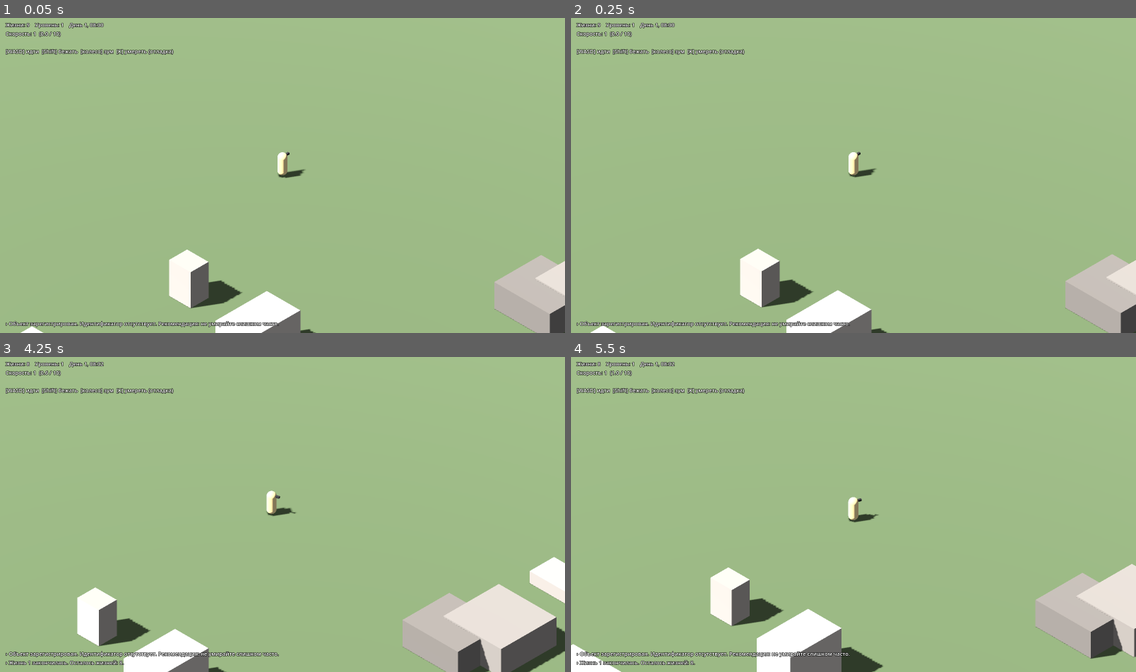
Above: before the commit, frames 1-4 (two rows, left to right).
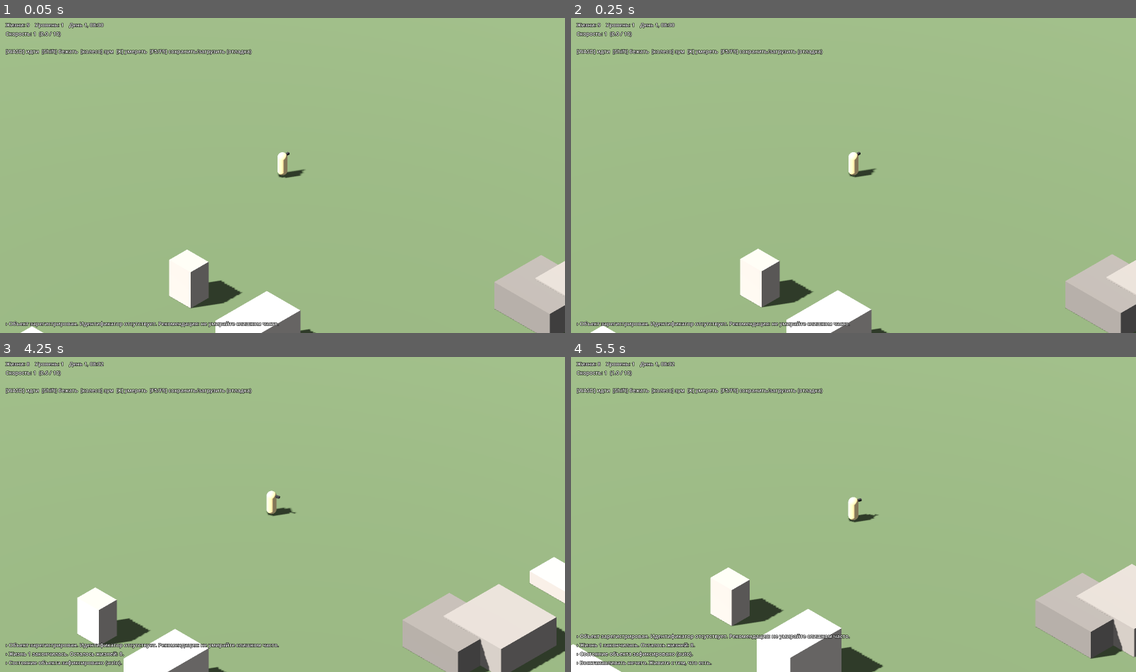
Above: after the commit, the same moments.

Repository: lama2x2/cheater-rpg
Game: Godot game, scene res://scenes/main.tscn
The game is run twice, just before and just after one commit, with the same random seed, the same clock (stepped at 60 frames per second) and the same inputs.
Inputs (mouse positions are in pixels of both pictures, inside the frame that each line leads up to):
- Up to frame 1 (0.05 s): no input
- Up to frame 2 (0.25 s): no input
- Up to frame 3 (4.25 s): move the mouse to (406, 498) at 0.52 s; hold D (move_right) 0.53-1.28 s; hold Shift (sprint) 0.53-1.28 s; click (406, 498) at 0.67 s; move the mouse to (169, 530) at 1.27 s; hold S (move_back) 1.28-2.03 s; tap Shift (sprint) at 1.35, 2.85 s; move the mouse to (339, 442) at 2.02 s; hold D (move_right) 2.03-2.78 s; hold Shift (sprint) 2.03-2.78 s; move the mouse to (254, 577) at 2.77 s; hold W (move_forward) 2.78-3.53 s; click (254, 577) at 2.92 s; move the mouse to (452, 561) at 3.52 s; hold A (move_left) from 3.53 s (still down); hold Shift (sprint) from 3.53 s (still down); tap K (debug_die) at 4.15 s
- Up to frame 4 (5.5 s): move the mouse to (684, 464) at 4.27 s; release Shift (sprint) at 4.28 s; tap Shift (sprint) at 4.35 s; tap F9 (debug_load, bound only after the commit) at 4.9 s; move the mouse to (881, 514) at 5.02 s; release A (move_left) at 5.03 s; hold S (move_back) from 5.03 s (still down); hold Shift (sprint) from 5.03 s (still down); click (881, 514) at 5.17 s

The runs differ from the first frame. In frame 1, 0.2% of the frame differs, in the area x 26-45%, y 9-12%; in frame 2, 0.2%; in frame 3, 1.5%; in frame 4, 1.8%, in the area x 0-50%, y 9-98%.

Commit message:
M1.1: сохранения — SaveFormat с версиями и миграциями, SaveService, F5/F9
- src/core/save_format.gd: конверт save_version, цепочка миграций, атомарная запись
- SaveService (autoload): секции clock/player/log/hero, автосейв при смерти
- to_dict/load_dict у PlayerState, GameClock, SystemLog и героя
- раннер тестов стартует в _initialize (autoload доступны), test.sh ловит SCRIPT ERROR

Co-Authored-By: Claude Opus 5.5 <noreply@anthropic.com>

Diff:
--- a/data/text/ru.json
+++ b/data/text/ru.json
@@ -35,6 +35,18 @@
     ],
     "death_final": [
       "Жизни закончились. Система подводит итоги."
+    ],
+    "game_saved": [
+      "Состояние объекта зафиксировано ({slot})."
+    ],
+    "game_loaded": [
+      "Состояние объекта восстановлено ({slot}). Не привыкайте."
+    ],
+    "save_failed": [
+      "Сохранение не удалось. Система тоже иногда ошибается. Редко."
+    ],
+    "load_failed": [
+      "Восстанавливать нечего. Живите с тем, что есть."
     ]
   }
 }
--- a/project.godot
+++ b/project.godot
@@ -17,6 +17,7 @@
 GameClock="*res://src/services/game_clock.gd"
 SystemLog="*res://src/services/system_log.gd"
 PlayerState="*res://src/services/player_state.gd"
+SaveService="*res://src/services/save_service.gd"
 
 [display]
 
--- a/src/actors/player.gd
+++ b/src/actors/player.gd
@@ -10,6 +10,22 @@
 func _ready() -> void:
 	_tuning = Content.player_tuning()
 	_build_body()
+	SaveService.register("hero", self)
+
+
+func _exit_tree() -> void:
+	SaveService.unregister("hero")
+
+
+func to_dict() -> Dictionary:
+	return {"position": [global_position.x, global_position.y, global_position.z], "yaw": rotation.y}
+
+
+func load_dict(data: Dictionary) -> void:
+	var at: Array = data["position"]
+	global_position = Vector3(float(at[0]), float(at[1]), float(at[2]))
+	rotation.y = float(data["yaw"])
+	velocity = Vector3.ZERO
 
 
 func _physics_process(delta: float) -> void:
--- /dev/null
+++ b/src/core/save_format.gd
@@ -0,0 +1,65 @@
+class_name SaveFormat
+extends RefCounted
+## Формат файла сохранения: конверт с версией, цепочка миграций, чтение и запись JSON.
+## Чистые правила без Node — тестируются headless. Спецификация: docs/spec/13_tech.md, 13.5.
+##
+## Файл: {"save_version": N, "saved_at": unix, "sections": {"clock": {...}, "player": {...}, ...}}
+## Миграция — функция (data: Dictionary) -> Dictionary, переводит версию K в K+1.
+
+const VERSION := 1
+
+## Миграции по исходной версии: {K: Callable}. Пока пусто — формат v1 первый.
+const MIGRATIONS := {}
+
+
+static func wrap(sections: Dictionary, saved_at: float) -> Dictionary:
+	return {"save_version": VERSION, "saved_at": saved_at, "sections": sections}
+
+
+## Доводит данные до текущей версии. Возвращает {} и пишет ошибку, если это невозможно.
+static func migrate(data: Dictionary, migrations: Dictionary = MIGRATIONS, target: int = VERSION) -> Dictionary:
+	if not data.has("save_version"):
+		push_error("Сохранение без save_version")
+		return {}
+	var version := int(data["save_version"])
+	if version > target:
+		push_error("Сохранение из более новой версии игры (%d > %d)" % [version, target])
+		return {}
+	var result := data.duplicate(true)
+	while version < target:
+		if not migrations.has(version):
+			push_error("Нет миграции сохранения с версии %d" % version)
+			return {}
+		var migration: Callable = migrations[version]
+		result = migration.call(result)
+		version += 1
+		result["save_version"] = version
+	return result
+
+
+## Пишет атомарно: сначала во временный файл, потом переименовывает.
+static func write_file(path: String, data: Dictionary) -> Error:
+	DirAccess.make_dir_recursive_absolute(path.get_base_dir())
+	var tmp_path := path + ".tmp"
+	var file := FileAccess.open(tmp_path, FileAccess.WRITE)
+	if file == null:
+		return FileAccess.get_open_error()
+	file.store_string(JSON.stringify(data, "\t", true, true))
+	file.close()
+	if FileAccess.file_exists(path):
+		DirAccess.remove_absolute(path)
+	return DirAccess.rename_absolute(tmp_path, path)
+
+
+## Читает и мигрирует. Пустой словарь — файла нет или он испорчен.
+static func read_file(path: String, migrations: Dictionary = MIGRATIONS, target: int = VERSION) -> Dictionary:
+	if not FileAccess.file_exists(path):
+		return {}
+	var json := JSON.new()
+	if json.parse(FileAccess.get_file_as_string(path)) != OK:
+		push_error("%s:%d: %s" % [path, json.get_error_line(), json.get_error_message()])
+		return {}
+	if not json.data is Dictionary:
+		push_error("Сохранение не является объектом JSON: %s" % path)
+		return {}
+	return migrate(json.data, migrations, target)
--- a/src/main.gd
+++ b/src/main.gd
@@ -35,6 +35,10 @@
 func _unhandled_input(event: InputEvent) -> void:
 	if event.is_action_pressed("debug_die"):
 		PlayerState.die("debug")
+	elif event.is_action_pressed("debug_save"):
+		SaveService.save_game(SaveService.DEBUG_SLOT)
+	elif event.is_action_pressed("debug_load"):
+		SaveService.load_game(SaveService.DEBUG_SLOT)
 
 
 ## Отладочные аргументы после «--»:
--- a/src/services/game_clock.gd
+++ b/src/services/game_clock.gd
@@ -23,6 +23,14 @@
 		hour_passed.emit(hour_now % 24, day())
 
 
+func to_dict() -> Dictionary:
+	return {"minutes": minutes}
+
+
+func load_dict(data: Dictionary) -> void:
+	minutes = float(data["minutes"])
+
+
 func day() -> int:
 	return floori(minutes / MINUTES_PER_DAY) + 1
 
--- a/src/services/input_setup.gd
+++ b/src/services/input_setup.gd
@@ -10,6 +10,8 @@
 	"move_right": [KEY_D, KEY_RIGHT],
 	"sprint": [KEY_SHIFT],
 	"debug_die": [KEY_K],
+	"debug_save": [KEY_F5],
+	"debug_load": [KEY_F9],
 }
 
 
--- a/src/services/player_state.gd
+++ b/src/services/player_state.gd
@@ -31,6 +31,16 @@
 	EventBus.player_died.emit(cause, lives)
 
 
+func to_dict() -> Dictionary:
+	return {"stats": stats.to_dict(), "lives": lives, "deaths": deaths}
+
+
+func load_dict(data: Dictionary) -> void:
+	stats.load_dict(data["stats"])
+	lives = int(data["lives"])
+	deaths = int(data["deaths"])
+
+
 func _on_stat_level_changed(stat: String, old_level: int, new_level: int) -> void:
 	var params := {"stat": Content.stat_name(stat), "level": new_level}
 	if new_level < old_level:
--- /dev/null
+++ b/src/services/save_service.gd
@@ -0,0 +1,67 @@
+extends Node
+## Сохранение и загрузка игры. Секции — объекты с to_dict()/load_dict(data).
+## Сервисы-синглтоны подключены здесь; объекты сцены (герой) регистрируются сами через register().
+## Спецификация: docs/spec/13_tech.md, 13.5. Ручное сохранение в игре — только в стабах (D-30),
+## F5/F9 — отладка.
+
+signal saved(slot: String)
+signal loaded(slot: String)
+
+const SAVES_DIR := "user://saves"
+const DEBUG_SLOT := "debug"
+const AUTO_SLOT := "auto"
+
+var _sections: Dictionary = {}
+
+
+func _ready() -> void:
+	register("clock", GameClock)
+	register("player", PlayerState)
+	register("log", SystemLog)
+	EventBus.player_died.connect(func(_cause: String, _lives: int) -> void: save_game(AUTO_SLOT))
+
+
+func register(section: String, owner: Object) -> void:
+	_sections[section] = owner
+
+
+func unregister(section: String) -> void:
+	_sections.erase(section)
+
+
+func slot_path(slot: String) -> String:
+	return SAVES_DIR.path_join(slot + ".json")
+
+
+func has_save(slot: String) -> bool:
+	return FileAccess.file_exists(slot_path(slot))
+
+
+func save_game(slot: String) -> bool:
+	var sections := {}
+	for section: String in _sections:
+		sections[section] = _sections[section].to_dict()
+	var err := SaveFormat.write_file(slot_path(slot), SaveFormat.wrap(sections, Time.get_unix_time_from_system()))
+	if err != OK:
+		push_error("Не удалось сохранить «%s»: %s" % [slot, error_string(err)])
+		SystemLog.post("save_failed", {}, "warning")
+		return false
+	SystemLog.post("game_saved", {"slot": slot})
+	saved.emit(slot)
+	return true
+
+
+func load_game(slot: String) -> bool:
+	var data := SaveFormat.read_file(slot_path(slot))
+	if data.is_empty():
+		SystemLog.post("load_failed", {}, "warning")
+		return false
+	var sections: Dictionary = data["sections"]
+	for section: String in _sections:
+		if sections.has(section):
+			_sections[section].load_dict(sections[section])
+		else:
+			push_warning("В сохранении «%s» нет секции «%s»" % [slot, section])
+	SystemLog.post("game_loaded", {"slot": slot})
+	loaded.emit(slot)
+	return true
--- a/src/services/system_log.gd
+++ b/src/services/system_log.gd
@@ -2,6 +2,10 @@
 ## Лог Системы: выбирает вариант текста по ключу, хранит историю, сообщает интерфейсу.
 
 signal message_posted(text: String, kind: String)
+signal history_replaced
+
+## Сколько последних сообщений попадает в сохранение.
+const SAVED_HISTORY := 200
 
 var history: Array[Dictionary] = []
 var _last_variant: Dictionary = {}
@@ -13,6 +17,17 @@
 	history.append({"text": text, "kind": kind, "minutes": GameClock.minutes})
 	message_posted.emit(text, kind)
 	return text
+
+
+func to_dict() -> Dictionary:
+	return {"history": history.slice(maxi(0, history.size() - SAVED_HISTORY))}
+
+
+func load_dict(data: Dictionary) -> void:
+	history.clear()
+	for entry: Dictionary in data["history"]:
+		history.append({"text": String(entry["text"]), "kind": String(entry["kind"]), "minutes": float(entry["minutes"])})
+	history_replaced.emit()
 
 
 func has_key(key: String) -> bool:
--- a/src/ui/debug_hud.gd
+++ b/src/ui/debug_hud.gd
@@ -25,17 +25,23 @@
 	_log.grow_vertical = Control.GROW_DIRECTION_BEGIN
 	add_child(_log)
 
-	for entry in SystemLog.history:
-		_push(entry["text"])
+	_reload_log()
 	SystemLog.message_posted.connect(func(text: String, _kind: String) -> void: _push(text))
+	SystemLog.history_replaced.connect(_reload_log)
 
 
 func _process(_delta: float) -> void:
 	var stats := PlayerState.stats
-	_status.text = "Жизни: %d    Уровень: %d    %s\nСкорость: %d  (%.1f / %.0f)\n\n[WASD] идти  [Shift] бежать  [колесо] зум  [K] умереть (отладка)" % [
+	_status.text = "Жизни: %d    Уровень: %d    %s\nСкорость: %d  (%.1f / %.0f)\n\n[WASD] идти  [Shift] бежать  [колесо] зум  [K] умереть  [F5/F9] сохранить/загрузить (отладка)" % [
 		PlayerState.lives, stats.general_level(), GameClock.clock_text(),
 		stats.get_level("speed"), stats.get_progress("speed"), stats.threshold("speed"),
 	]
+
+
+func _reload_log() -> void:
+	_lines.clear()
+	for entry in SystemLog.history:
+		_push(entry["text"])
 
 
 func _push(text: String) -> void:
--- a/tests/run_tests.gd
+++ b/tests/run_tests.gd
@@ -2,11 +2,14 @@
 ## Мини-раннер тестов без сторонних плагинов.
 ## Запуск: scripts/test.sh  (или godot --headless --path . -s res://tests/run_tests.gd)
 ## Находит tests/test_*.gd и вызывает каждый метод test_* на новом экземпляре.
+## Запуск в _initialize, а не в _init: к этому моменту autoload-сервисы уже зарегистрированы,
+## и тесты могут грузить скрипты, которые к ним обращаются.
+## Ошибка внутри теста (SCRIPT ERROR) обрывает метод, но раннер её не видит — её ловит scripts/test.sh.
 
 const TESTS_DIR := "res://tests"
 
 
-func _init() -> void:
+func _initialize() -> void:
 	var passed := 0
 	var failed := 0
 	for file in DirAccess.get_files_at(TESTS_DIR):
--- /dev/null
+++ b/tests/test_save.gd
@@ -0,0 +1,81 @@
+extends "res://tests/test_case.gd"
+## Сохранения: docs/spec/13_tech.md, 13.5.
+
+const SaveFormatScript := preload("res://src/core/save_format.gd")
+const StatBlockScript := preload("res://src/core/stat_block.gd")
+const JsonDataScript := preload("res://src/core/json_data.gd")
+const PlayerStateScript := preload("res://src/services/player_state.gd")
+const GameClockScript := preload("res://src/services/game_clock.gd")
+
+const TEST_DIR := "user://test_saves"
+
+
+func _player() -> Node:
+	var player: Node = PlayerStateScript.new()
+	player.stats = StatBlockScript.new(JsonDataScript.load_dict("res://data/stats.json"))
+	return player
+
+
+func test_wrap_has_current_version() -> void:
+	var data := SaveFormatScript.wrap({"a": {}}, 123.0)
+	assert_eq(int(data["save_version"]), SaveFormatScript.VERSION, "версия")
+	assert_true(data["sections"].has("a"), "секции внутри")
+
+
+func test_migration_chain_applies_in_order() -> void:
+	var migrations := {
+		1: func(d: Dictionary) -> Dictionary: d["sections"]["log"] = ["v2"]; return d,
+		2: func(d: Dictionary) -> Dictionary: d["sections"]["log"].append("v3"); return d,
+	}
+	var old := {"save_version": 1, "sections": {}}
+	var result := SaveFormatScript.migrate(old, migrations, 3)
+	assert_eq(int(result["save_version"]), 3, "доведено до 3")
+	assert_eq(result["sections"]["log"], ["v2", "v3"], "миграции по порядку")
+	assert_eq(old["sections"], {}, "исходные данные не тронуты")
+
+
+func test_migration_refuses_gaps_and_future() -> void:
+	assert_eq(SaveFormatScript.migrate({"save_version": 1, "sections": {}}, {}, 2), {}, "нет миграции 1→2")
+	assert_eq(SaveFormatScript.migrate({"save_version": 9, "sections": {}}, {}, 2), {}, "версия из будущего")
+	assert_eq(SaveFormatScript.migrate({"sections": {}}), {}, "без save_version")
+
+
+func test_file_roundtrip_and_missing_file() -> void:
+	var path := TEST_DIR.path_join("roundtrip.json")
+	var data := SaveFormatScript.wrap({"clock": {"minutes": 487.123456789}}, 1.0)
+	assert_eq(SaveFormatScript.write_file(path, data), OK, "запись")
+	assert_true(not FileAccess.file_exists(path + ".tmp"), "временный файл убран")
+	var back := SaveFormatScript.read_file(path)
+	assert_almost(float(back["sections"]["clock"]["minutes"]), 487.123456789, "дробь без потерь", 1e-9)
+	assert_eq(SaveFormatScript.read_file(TEST_DIR.path_join("nope.json")), {}, "нет файла — пусто")
+	DirAccess.remove_absolute(path)
+
+
+## Главный сценарий задачи: сохранить → загрузить → состояние совпадает.
+func test_player_and_clock_survive_save_load() -> void:
+	var player := _player()
+	player.stats.add_progress("speed", 27.0)
+	player.stats.set_coefficient("luck", 1.3)
+	player.lives = 6
+	player.deaths = 3
+	var clock: Node = GameClockScript.new()
+	clock.minutes = 2000.5
+
+	var path := TEST_DIR.path_join("state.json")
+	SaveFormatScript.write_file(path, SaveFormatScript.wrap({"player": player.to_dict(), "clock": clock.to_dict()}, 1.0))
+	var sections: Dictionary = SaveFormatScript.read_file(path)["sections"]
+
+	var player2 := _player()
+	player2.load_dict(sections["player"])
+	var clock2: Node = GameClockScript.new()
+	clock2.load_dict(sections["clock"])
+
+	assert_eq(player2.to_dict(), player.to_dict(), "состояние героя")
+	assert_eq(typeof(player2.lives), TYPE_INT, "жизни остаются целым числом")
+	assert_eq(player2.stats.get_level("speed"), 2, "уровень Скорости (27 очков: 10 → ур.2, 17 из 20)")
+	assert_almost(clock2.minutes, 2000.5, "время")
+	DirAccess.remove_absolute(path)
+	player.free()
+	player2.free()
+	clock.free()
+	clock2.free()
Not shown, added: src/core/save_format.gd.uid
Not shown, added: src/services/save_service.gd.uid
Not shown, added: tests/test_save.gd.uid
Not shown, changed: docs/decisions.md
Not shown, changed: docs/next_steps.md
Not shown, changed: docs/spec/13_tech.md
Not shown, changed: scripts/test.sh
